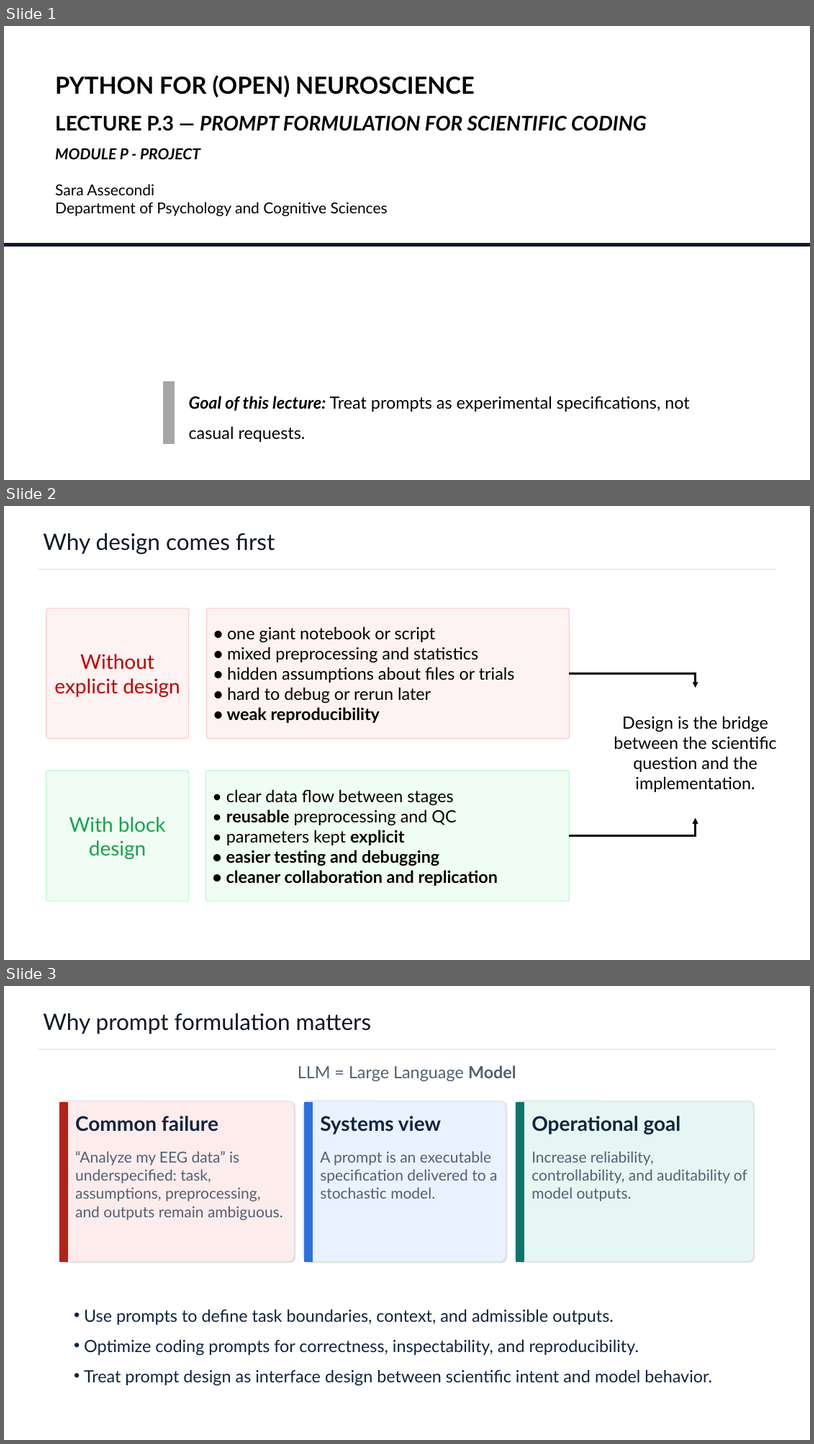
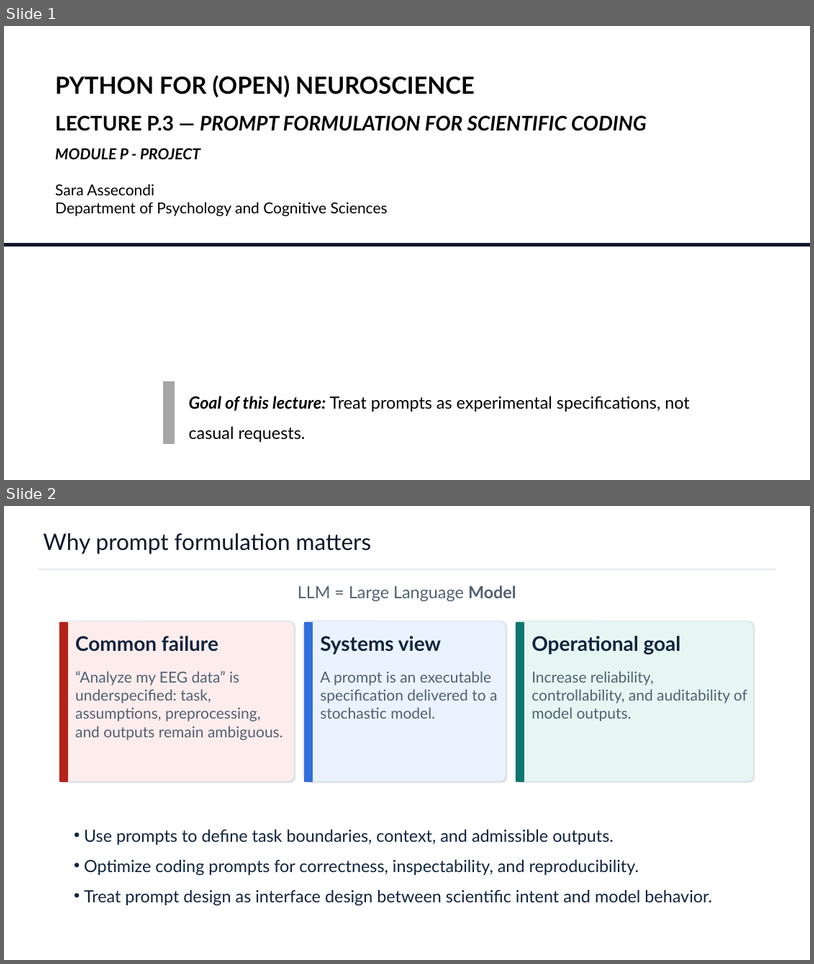
Before and after one commit to sassecon/Python-CIMeC-2026, a slide deck: Lecture/module_p_project/Lecture_p.3_Prompt_Formulation.pptx. Shown one above the other, each under a label of ours: slides 1, 2 and 3 before the commit, slides 1 and 2 after it. The pictures are 814x1444 and 814x964 pixels, drawn with LibreOffice and Linux fonts; fonts in the diff are those of the drawing. Boxes give left, top, right and bottom in pixels: in the first picture for what was removed or moved away, otherwise in the second. Text is boxed around its words. In the diff, an @@ line names an element or a change of style, - is before the commit and + after.

Commit message:
revision slides

```diff
--- a/Lecture/module_p_project/Lecture_p.3_Prompt_Formulation.pptx
+++ b/Lecture/module_p_project/Lecture_p.3_Prompt_Formulation.pptx
@@ slide 2 removed at box(4, 506, 810, 960), background #FFFFFF @@
@@ text removed at box(43, 533, 275, 554) @@
-Why design comes first
@@ line removed from (39, 569) to (777, 569) @@
@@ rounded rectangle removed at box(46, 608, 188, 739) @@
-Without explicit design
@@ rounded rectangle removed at box(206, 608, 570, 739) @@
-• one giant notebook or script
-• mixed preprocessing and statistics
-• hidden assumptions about files or trials
-• hard to debug or rerun later
-• weak reproducibility
@@ elbow arrow removed from (570, 674) to (696, 687) @@
@@ text removed at box(614, 716, 777, 792) @@
-Design is the bridge between the scientific question and the implementation.
@@ rounded rectangle removed at box(46, 770, 188, 901) @@
-With block design
@@ rounded rectangle removed at box(206, 770, 570, 901) @@
-• clear data flow between stages
-• reusable preprocessing and QC
-• parameters kept explicit
-• easier testing and debugging
-• cleaner collaboration and replication
@@ elbow arrow removed from (570, 836) to (696, 818) @@
@@ what was slide 3 is now slide 2 @@
```
Also in this commit, not shown: 1 other file.
